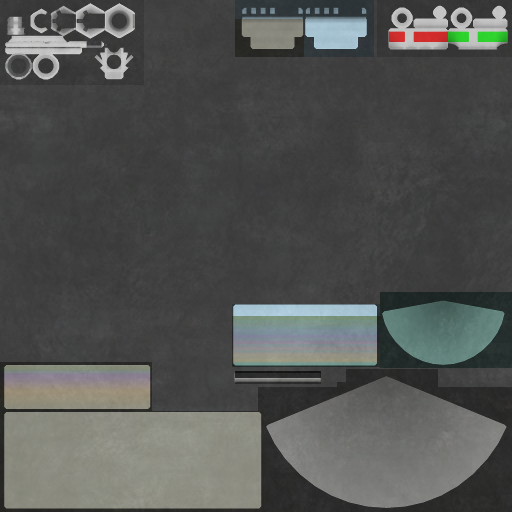
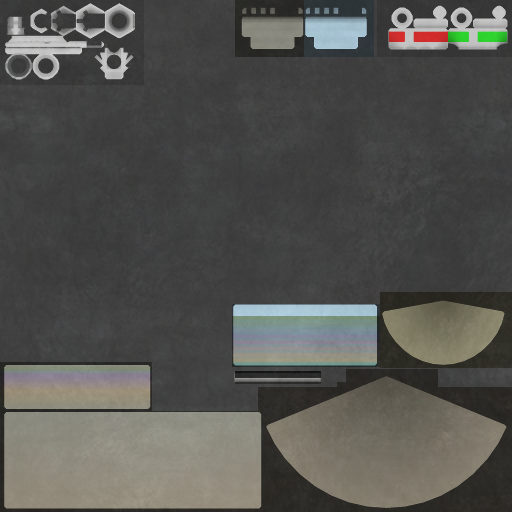
Revision of a layered 512 x 512 image; what changed, layer by layer:
added layer "main_nozzlegradient" (40%) in group "_ALBEDO" over box(4, 369, 512, 512)
painted on "orange" over box(380, 292, 512, 368)
painted on "Warstwa" over box(235, 0, 512, 512)
